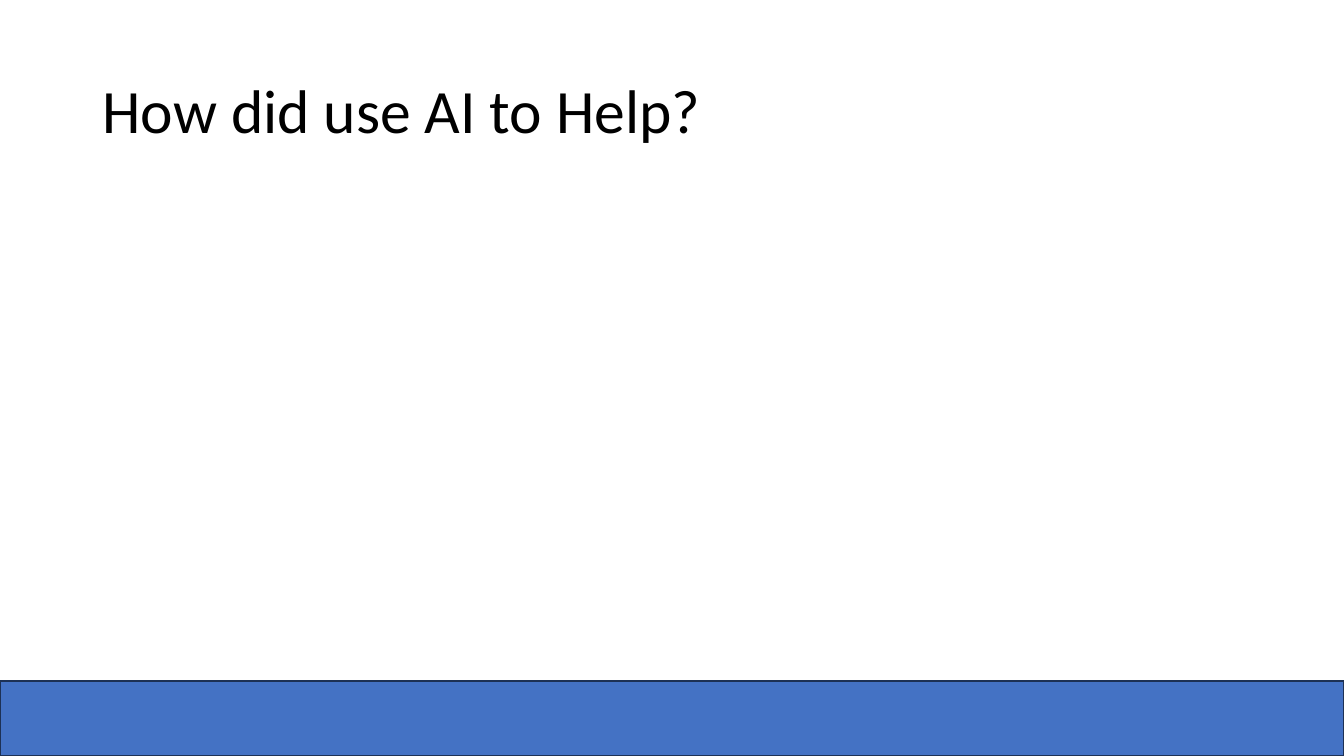
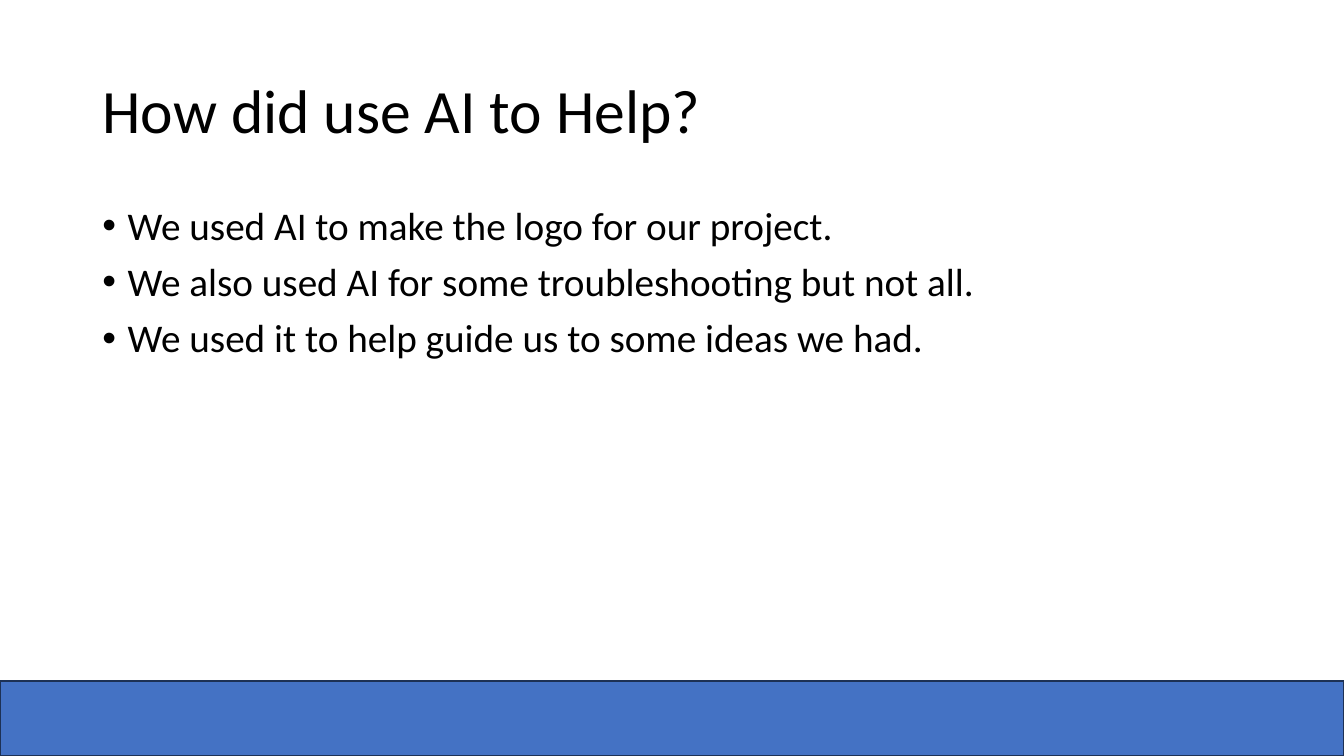
Before and after one commit to Zachadactyl/Connect-4_C, a slide deck: slide 4 of Four 2 Win.pptx. Drawn at 1344x756 pixels with LibreOffice and Linux fonts; fonts in the diff are those of the drawing; background and template pictures are left out. Boxes give left, top, right and bottom in pixels: in the first picture for what was removed or moved away, otherwise in the second. Text is boxed around its words. In the diff, an @@ line names an element or a change of style, - is before the commit and + after.

```diff
--- a/Four 2 Win.pptx
+++ b/Four 2 Win.pptx
@@ text added at [128,212,974,359], 28 pt, text #000000 @@
+• We used AI to make the logo for our project.
+• We also used AI for some troubleshooting but not all.
+• We used it to help guide us to some ideas we had.
```
Also in this commit, not shown: 4 other slides changed, 2 slides added, 2 slides removed.
